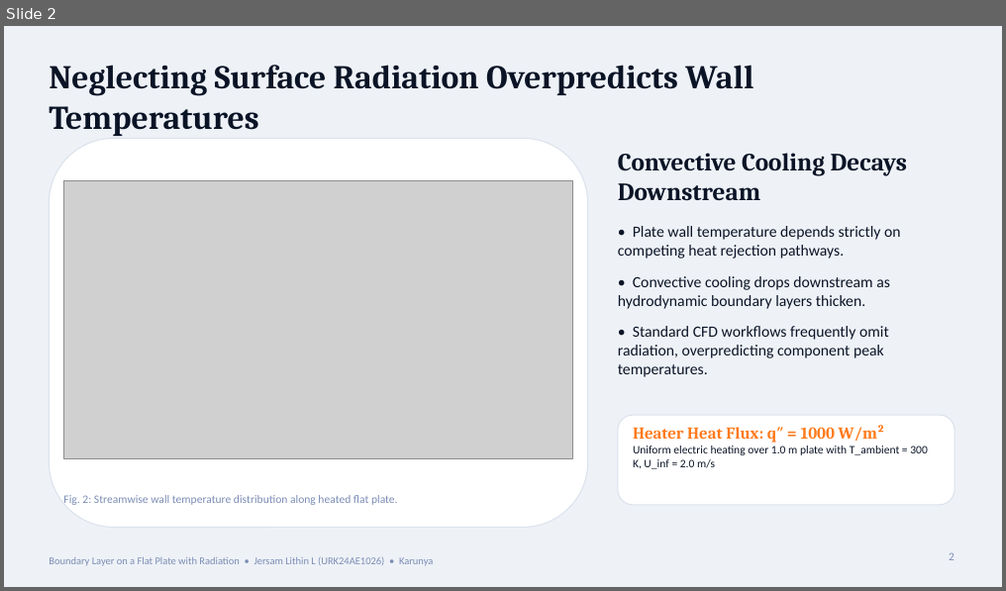
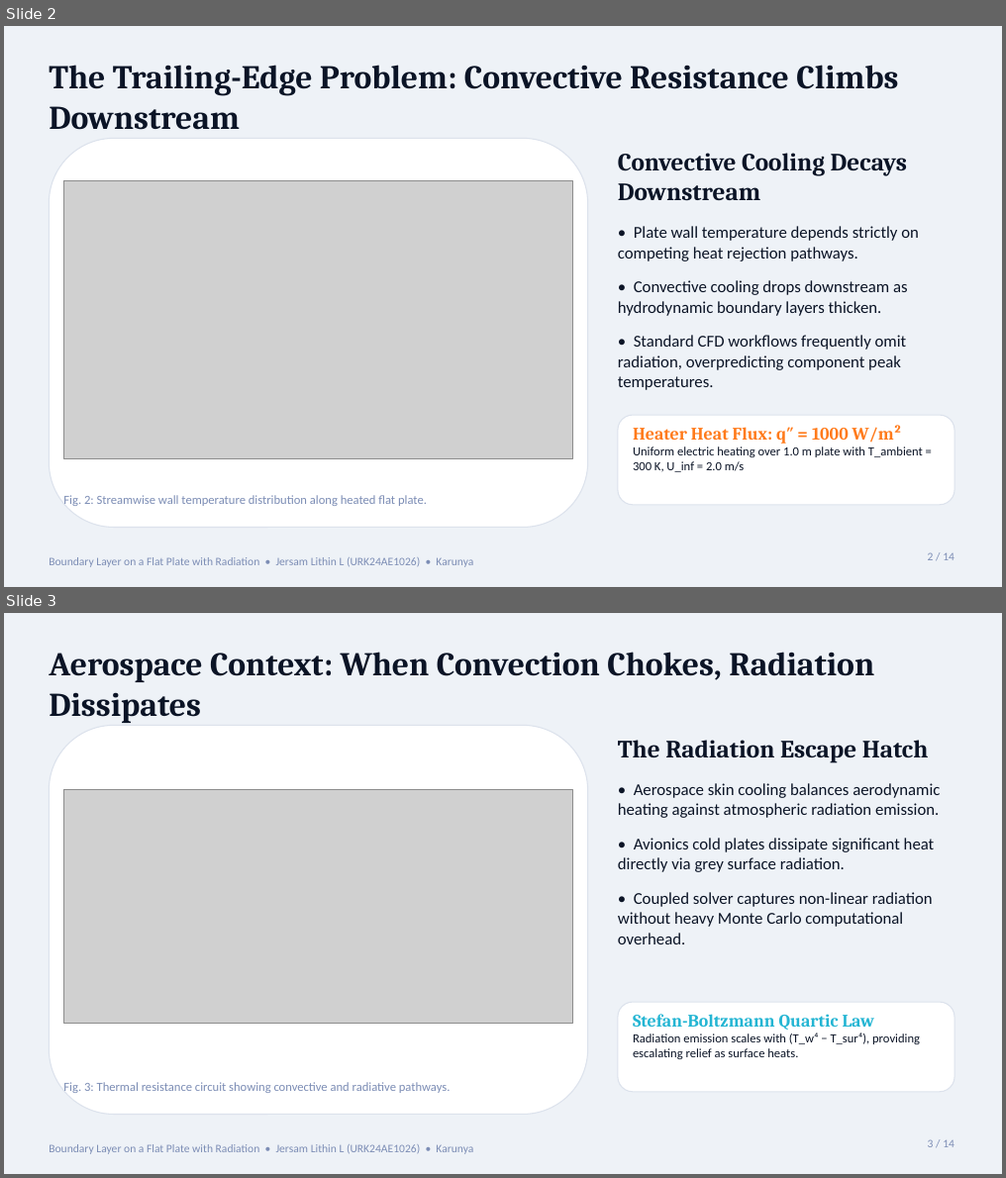
Before and after one commit to Jersam-l/flat-plate-with-radiation-cfd, a slide deck: Flat_Plate_Radiation_CFD_Pitch.pptx. Shown one above the other, each under a label of ours: slide 2 before the commit, slides 2 and 3 after it. The pictures are 1006x591 and 1006x1178 pixels, drawn with LibreOffice and Linux fonts; fonts in the diff are those of the drawing; grey boxes stand for pictures. Boxes give left, top, right and bottom in pixels: in the first picture for what was removed or moved away, otherwise in the second. Text is boxed around its words. In the diff, an @@ line names an element or a change of style, - is before the commit and + after.

Commit message:
feat(pitch): expanded 14-slide narrative story deck with large legible fonts for Jersam Lithin L

```diff
--- a/Flat_Plate_Radiation_CFD_Pitch.pptx
+++ b/Flat_Plate_Radiation_CFD_Pitch.pptx
@@ slide 3 added at [4, 613, 1002, 1174], background #EEF2F7; not listed: 1 template element that a slide beside it also shows @@
@@ text added at [49, 652, 874, 723], 32 pt, text #0B1426, bold @@
+Aerospace Context: When Convection Chokes, Radiation Dissipates
@@ rounded rectangle added at [49, 725, 588, 1115], fill #FFFFFF, outline #DCE2EC 1 pt @@
@@ text added at [618, 740, 940, 945], 16 pt, text #0B1426 @@
+The Radiation Escape Hatch
+• Aerospace skin cooling balances aerodynamic heating against atmospheric radiation emission.
+• Avionics cold plates dissipate significant heat directly via grey surface radiation.
+• Coupled solver captures non-linear radiation without heavy Monte Carlo computational overhead.
@@ picture added at [63, 789, 573, 1023] @@
@@ rounded rectangle added at [618, 1002, 954, 1092], fill #FFFFFF, outline #DCE2EC 1 pt @@
@@ text added at [633, 1014, 920, 1059], 12 pt, text #0B1426 @@
+Stefan-Boltzmann Quartic Law
+Radiation emission scales with (T_w⁴ − T_sur⁴), providing escalating relief as surface heats.
@@ text added at [63, 1082, 450, 1093], 12 pt, text #7C8DB5 @@
+Fig. 3: Thermal resistance circuit showing convective and radiative pathways.
@@ text added at [928, 1140, 954, 1148], 11 pt, text #7C8DB5 @@
+3 / 14
@@ slide 2 changed as well @@
@@ text at [49, 65, 898, 130]: text changed @@
-Neglecting Surface Radiation Overpredicts Wall Temperatures
+The Trailing-Edge Problem: Convective Resistance Climbs Downstream
@@ text at [618, 226, 919, 390]: size 15 to 16 pt in "• Plate wall temperature depends strictly on ...", "• Convective cooling drops downstream as hydrodynamic ...", "• Standard CFD workflows frequently omit radiation, ..."; more space between paragraphs @@
@@ text "Heater Heat Flux: q″ = ..." at [633, 425, 923, 472]: size 16 to 17 pt in "Heater Heat Flux: q″ = 1000 W/m²"; size 11 to 12 pt in "Uniform electric heating over 1.0 m plate ..." @@
@@ text "Fig. 2: Streamwise wall temperature ..." at [63, 495, 427, 506]: size 11 to 12 pt @@
@@ text "Boundary Layer on a Flat ..." at [49, 558, 473, 568]: size 10 to 11 pt @@
@@ text at [928, 553, 954, 561]: text changed @@
-2
+2 / 14
```
Also in this commit, not shown: 6 other slides changed, 6 other slides added, 1 slide removed, 55 other files.
